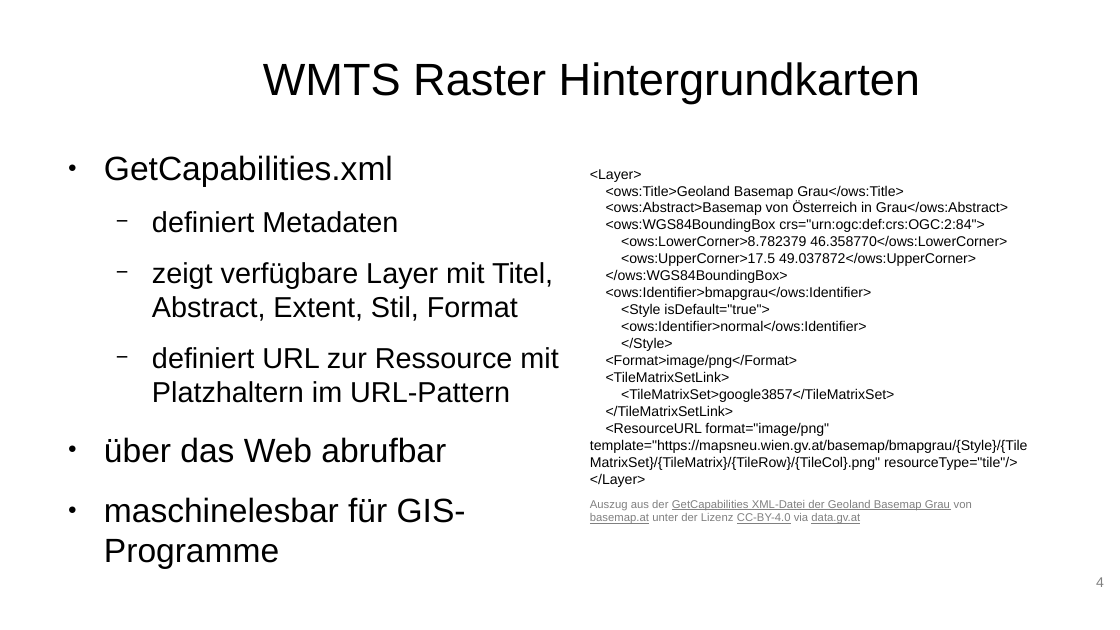
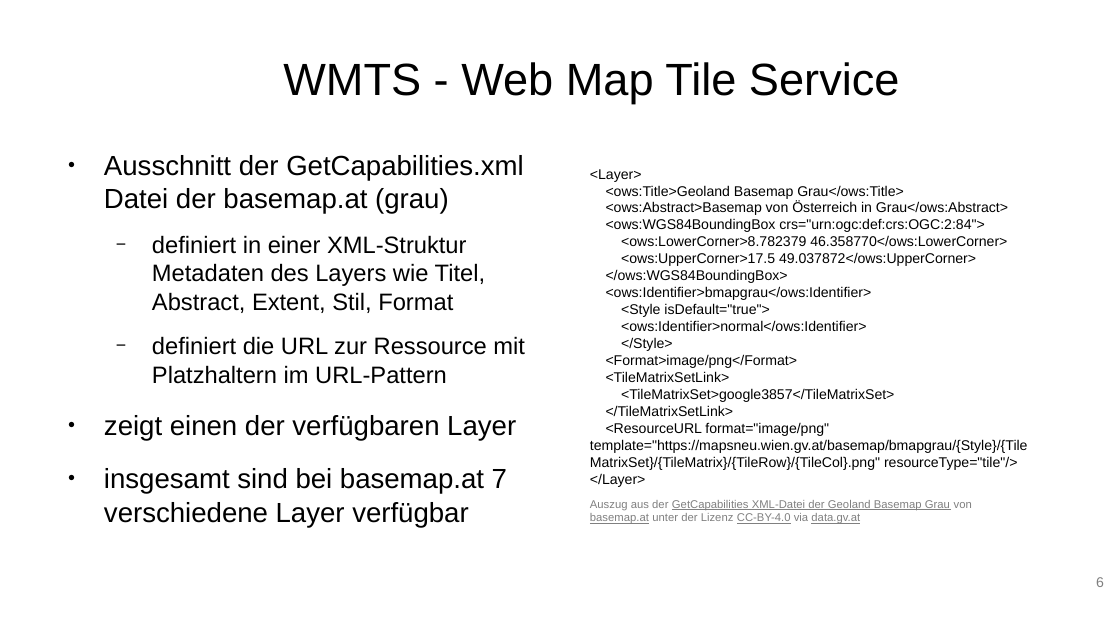
Before and after one commit to webmapping-oer/wmts, a slide deck: slide 6 of material/slides.odp (slide 4 before the commit). Drawn at 1120x630 pixels with LibreOffice and Linux fonts; fonts in the diff are those of the drawing; background and template pictures are left out. Boxes give left, top, right and bottom in pixels: in the first picture for what was removed or moved away, otherwise in the second. Text is boxed around its words. In the diff, an @@ line names an element or a change of style, - is before the commit and + after.

```diff
--- a/material/slides.odp
+++ b/material/slides.odp
@@ title at box(283, 62, 900, 104): text changed @@
-WMTS Raster Hintergrundkarten
+WMTS - Web Map Tile Service
@@ text at box(104, 155, 525, 527): text changed; size 20.4 to 19.6 pt @@
-● GetCapabilities.xml
-  − definiert Metadaten
-  − zeigt verfügbare Layer mit Titel, Abstract, Extent, Stil, Format
-  − definiert URL zur Ressource mit Platzhaltern im URL-Pattern
-● über das Web abrufbar
-● maschinelesbar für GIS-Programme
+● Ausschnitt der GetCapabilities.xml Datei der basemap.at (grau)
+  − definiert in einer XML-Struktur Metadaten des Layers wie Titel, Abstract, Extent, Stil, Format
+  − definiert die URL zur Ressource mit Platzhaltern im URL-Pattern
+● zeigt einen der verfügbaren Layer
+● insgesamt sind bei basemap.at 7 verschiedene Layer verfügbar
@@ page number at box(1096, 577, 1104, 587): text changed @@
-4
+6
```
Also in this commit, not shown: 3 other slides changed, 4 slides added, 1 slide removed.
